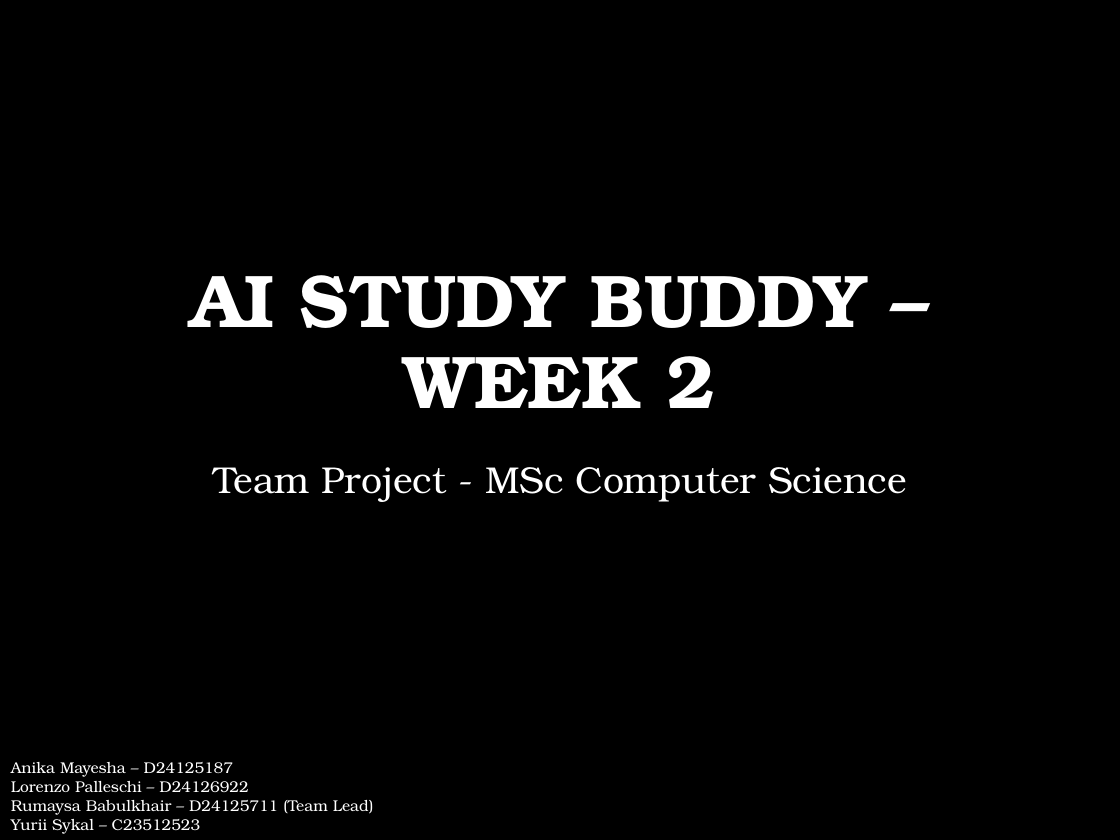
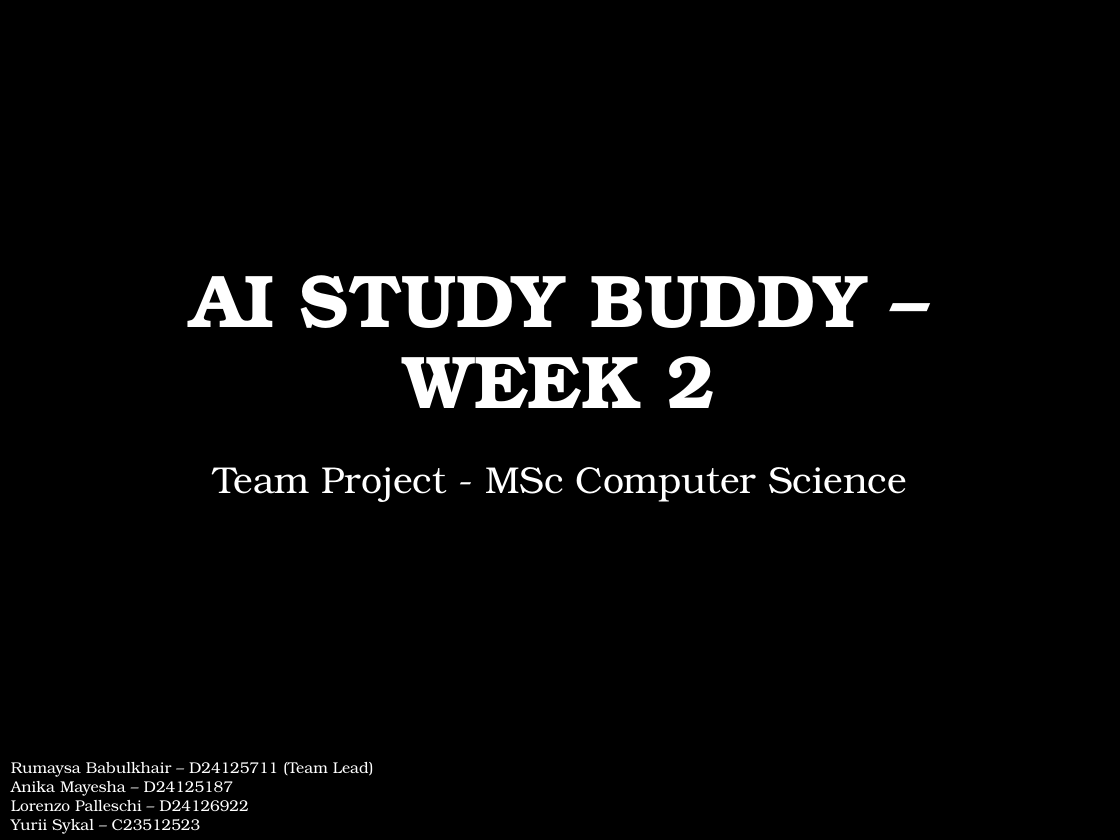
Before and after one commit to yuriiSY/Study-Buddy, a slide deck: slide 1 of Weekly Submissions/Week2/Presentation Week 2.pptx. Drawn at 1120x840 pixels with LibreOffice and Linux fonts; fonts in the diff are those of the drawing; background and template pictures are left out. Boxes give left, top, right and bottom in pixels: in the first picture for what was removed or moved away, otherwise in the second. Text is boxed around its words. In the diff, an @@ line names an element or a change of style, - is before the commit and + after.

```diff
--- a/Weekly Submissions/Week2/Presentation Week 2.pptx
+++ b/Weekly Submissions/Week2/Presentation Week 2.pptx
@@ text at (11, 762, 374, 777): paragraph added @@
+Rumaysa Babulkhair – D24125711 (Team Lead)
@@ text at (11, 800, 374, 815): paragraph removed @@
-Rumaysa Babulkhair – D24125711 (Team Lead)
```
Also in this commit, not shown: 4 slides added, 3 slides removed.
